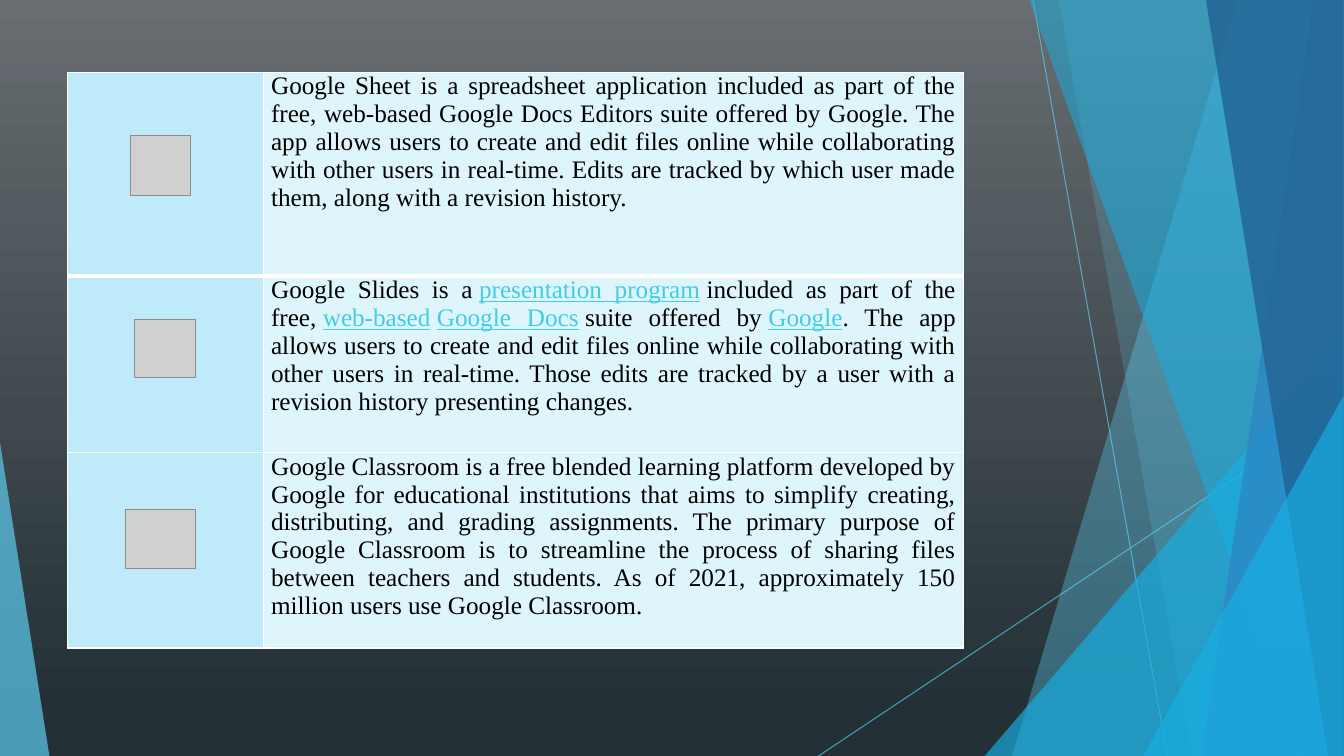
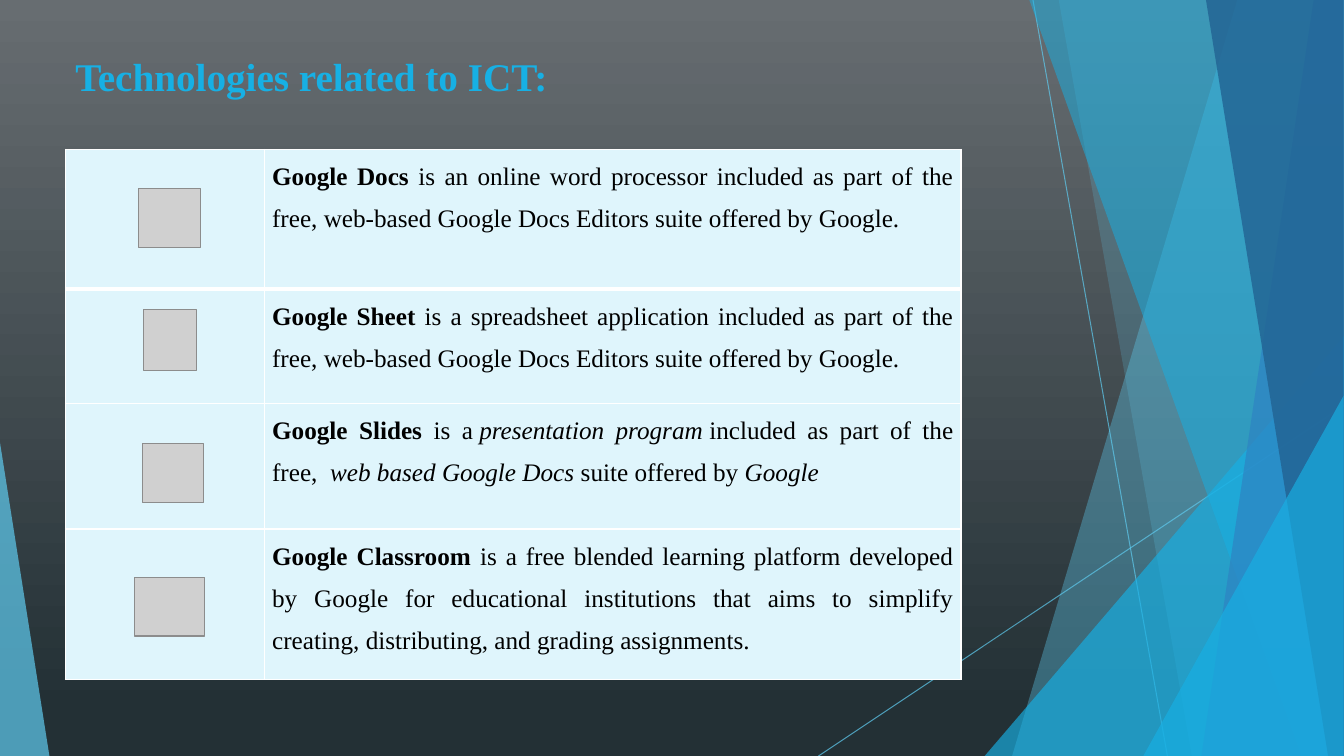
Before and after one commit to kamiri-lilia/projet-final, a slide deck: slide 11 of TIC_PP.pptx. Drawn at 1344x756 pixels with LibreOffice and Linux fonts; fonts in the diff are those of the drawing; grey boxes stand for pictures. Boxes give left, top, right and bottom in pixels: in the first picture for what was removed or moved away, otherwise in the second. Text is boxed around its words. In the diff, an @@ line names an element or a change of style, - is before the commit and + after.

```diff
--- a/TIC_PP.pptx
+++ b/TIC_PP.pptx
@@ text added at [75,64,548,98], 28 pt, text #17B0E4, bold @@
+Technologies related to ICT:
@@ table at [66,149,962,685] @@
-row 1:  | Google Sheet is a spreadsheet application included as part of the free, web-based Google Docs Editors suite offered by Google. The app allows users to create and edit files online while collaborating with other users in real-time. Edits are tracked by which user made them, along with a revision history.
-row 2:  | Google Slides is a presentation program included as part of the free, web-based Google Docs suite offered by Google. The app allows users to create and edit files online while collaborating with other users in real-time. Those edits are tracked by a user with a revision history presenting changes.
-row 3:  | Google Classroom is a free blended learning platform developed by Google for educational institutions that aims to simplify creating, distributing, and grading assignments. The primary purpose of Google Classroom is to streamline the process of sharing files between teachers and students. As of 2021, approximately 150 million users use Google Classroom.
+row 1:  | Google Docs is an online word processor included as part of the free, web-based Google Docs Editors suite offered by Google.
+row 2:  | Google Sheet is a spreadsheet application included as part of the free, web-based Google Docs Editors suite offered by Google.
+row 3:  | Google Slides is a presentation program included as part of the free, web based Google Docs suite offered by Google
+row 4:  | Google Classroom is a free blended learning platform developed by Google for educational institutions that aims to simplify creating, distributing, and grading assignments.
@@ table: place and size @@
-table at [68,73,963,648]
+table at [66,149,962,685]
@@ picture added at [138,189,201,247] @@
@@ picture: place and size @@
-picture at [130,135,191,196]
+picture at [143,310,197,370]
@@ picture: place and size @@
-picture at [135,320,197,378]
+picture at [142,444,204,502]
@@ picture: place and size @@
-picture at [126,510,197,569]
+picture at [134,578,205,636]
```
Also in this commit, not shown: 15 other slides changed, 2 slides added, 4 slides removed.
